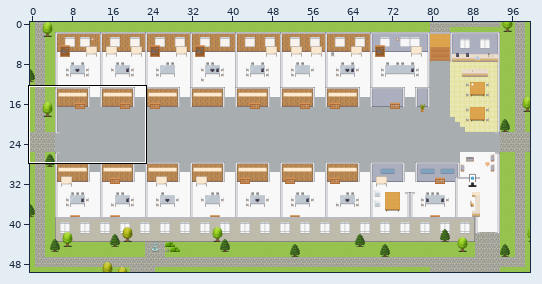
Tiled map (JSON) -- maps/Employee-Platform.tmj. Above, an overview of the earlier version with the close-up marked.
Close-up. Before the edit:
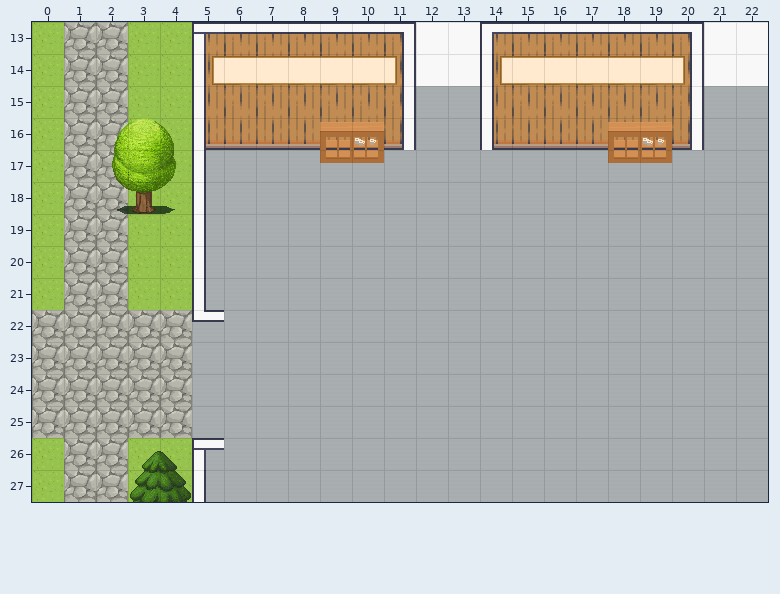
Cells are 32x32 px. Shown: x 0..22, y 13..27. The commit also changed other parts of the map, which this record leaves out.
The result:
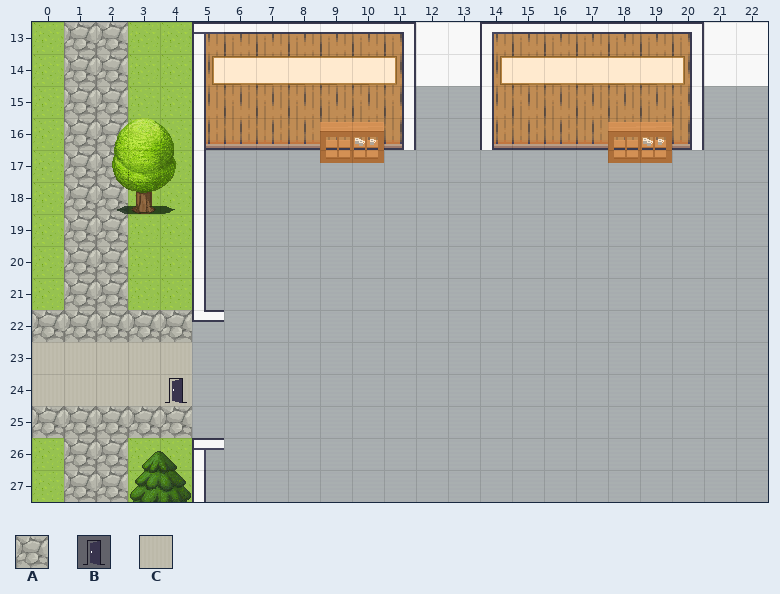
Key: from "Exterior": A 638; from "User_Zones": B 65; from "room2": C 328.
_ is an empty cell, # one hidden under a higher layer.
Edits made:
Layer "outside":
y 23: x 0..4 #AA## -> CCCCC
y 24: x 0..4 ##### -> CCCCC
Layer "trees":
y 23: x 0 A -> _; x 3..4 AA -> __
y 24: x 0..4 AAAAA -> _____
Layer "zones":
y 24: x 4 _ -> B
Where, in picture pixels (left, top, right, bottom), the same in both close-ups:
changed: (32, 342, 192, 406)
